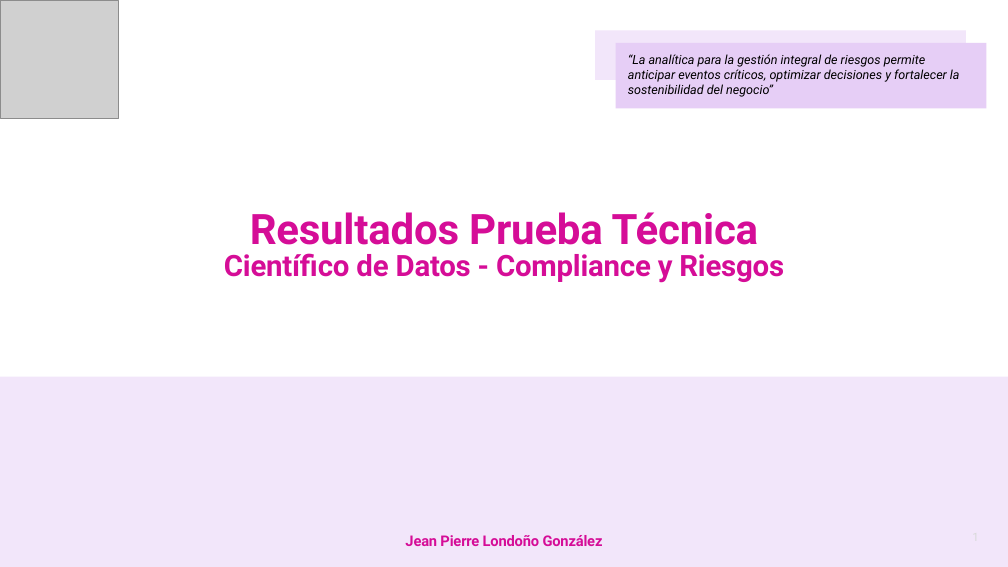
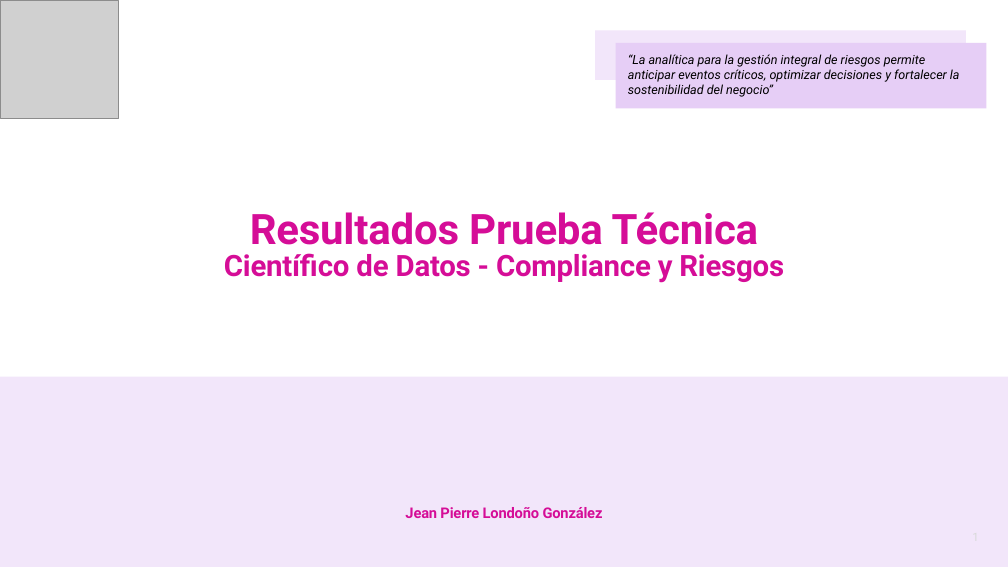
Before and after one commit to jepilogo97/nequi-ds-compliance-risk, a slide deck: slide 1 of files/Prueba_Cientifico_Datos_Compliance.pptx. Drawn at 1008x567 pixels with LibreOffice and Linux fonts; fonts in the diff are those of the drawing; grey boxes stand for pictures. Boxes give left, top, right and bottom in pixels: in the first picture for what was removed or moved away, otherwise in the second. Text is boxed around its words. In the diff, an @@ line names an element or a change of style, - is before the commit and + after.

```diff
--- a/files/Prueba_Cientifico_Datos_Compliance.pptx
+++ b/files/Prueba_Cientifico_Datos_Compliance.pptx
@@ text "Jean Pierre Londoño González": place and size @@
-text "Jean Pierre Londoño González" at [405,535,603,546]
+text "Jean Pierre Londoño González" at [405,507,603,518]
```
Also in this commit, not shown: 4 other slides changed, 1 slide added, 33 other files.
